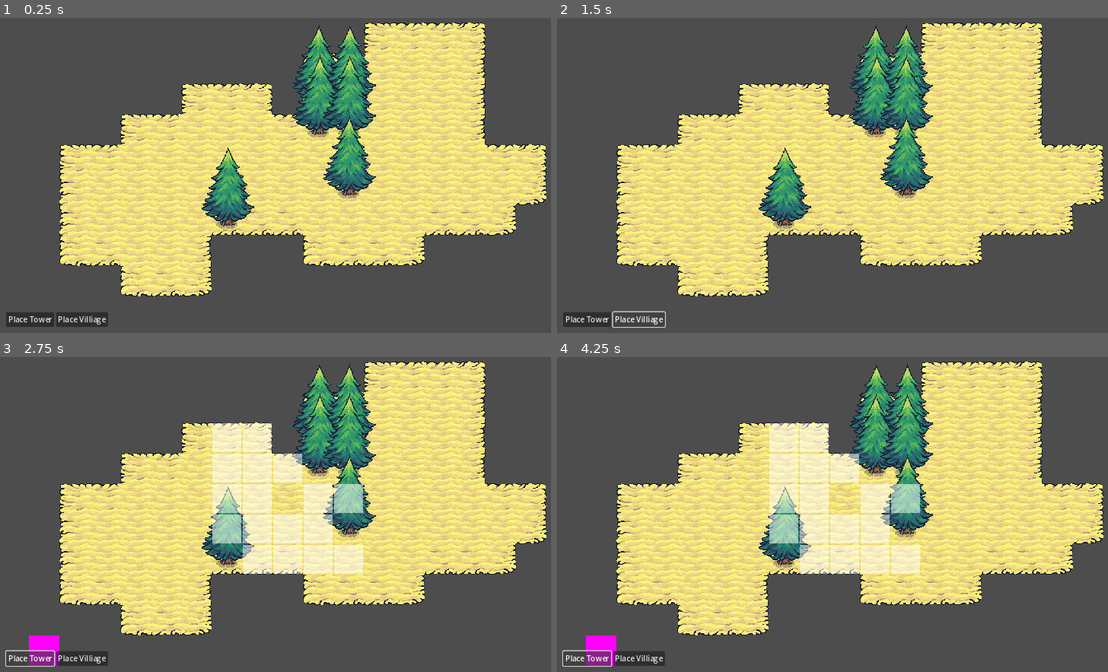
Above: before the commit, frames 1-4 (two rows, left to right).
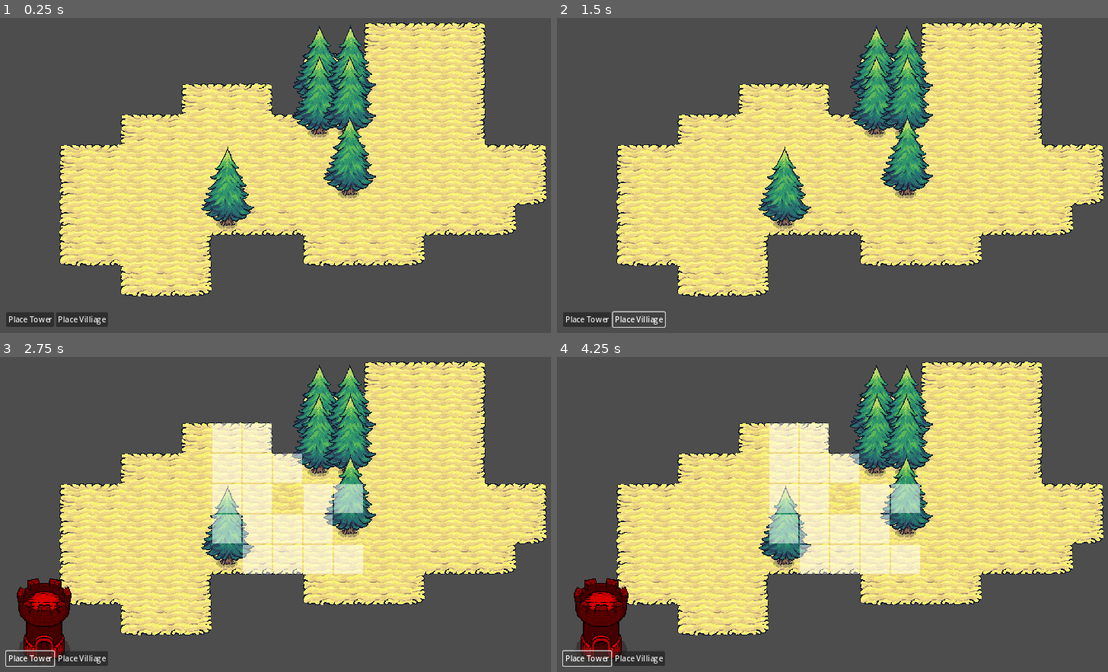
Above: after the commit, the same moments.

Repository: galaxy8691/learn_godot
Game: Godot game, scene res://scenes/main.tscn
Same seed, same stepped clock (60 frames per second), same inputs: the game is played once before the commit and once after it.
Inputs:
- Up to frame 1 (0.25 s): no input
- Up to frame 2 (1.5 s): click "Place Tower" at 0.5 s; click "Place Villiage" at 1.25 s
- Up to frame 3 (2.75 s): click "Place Tower" at 2 s
- Up to frame 4 (4.25 s): click "Place Villiage" at 2.75 s; click "Place Tower" at 3.5 s

The runs differ from the first frame. In frame 1, 1.5% of the frame differs, in the area x 36-69%, y 2-65%; in frame 2, 2.2%; in frame 3, 3.9%, in the area x 3-69%, y 2-99%; in frame 4, 3.9%.

Commit message:
building ghost can now set valid and invalid

Diff:
--- /dev/null
+++ b/assets/buildings/tower_sprite.tscn
@@ -0,0 +1,9 @@
+[gd_scene load_steps=2 format=3 uid="uid://dud7i7jcant5f"]
+
+[ext_resource type="Texture2D" uid="uid://b3umnb4e176gd" path="res://assets/buildings/tower_blue.png" id="1_iuq5w"]
+
+[node name="TowerSprite" type="Sprite2D"]
+position = Vector2(32, 32)
+texture = ExtResource("1_iuq5w")
+centered = false
+offset = Vector2(-64, -204)
--- /dev/null
+++ b/assets/buildings/villiage_sprite.tscn
@@ -0,0 +1,10 @@
+[gd_scene load_steps=2 format=3 uid="uid://rj554ikw8dlh"]
+
+[ext_resource type="Texture2D" uid="uid://u4mrj0mjyn6f" path="res://assets/buildings/house_blue.png" id="1_u82ef"]
+
+[node name="VilliageSprite" type="Sprite2D"]
+y_sort_enabled = true
+position = Vector2(32, 32)
+texture = ExtResource("1_u82ef")
+centered = false
+offset = Vector2(-64, -142)
--- /dev/null
+++ b/scenes/building/building_ghost.gd
@@ -0,0 +1,28 @@
+extends Node2D
+
+class_name BuildingGhost
+
+var tower_sprite : Sprite2D
+var villiage_sprite : Sprite2D
+var is_valid : bool = false
+# Called when the node enters the scene tree for the first time.
+func _ready() -> void:
+	tower_sprite = $TowerSprite
+	villiage_sprite = $VilliageSprite
+
+func set_building_type(type : String) -> void:
+	if type == "tower":
+		tower_sprite.visible = true
+		villiage_sprite.visible = false
+	else:
+		tower_sprite.visible = false
+		villiage_sprite.visible = true
+
+func set_invalid() -> void:
+	is_valid = false
+	modulate = Color(1,0,0)
+
+
+func set_valid() -> void:
+	is_valid = true
+	modulate = Color(1,1,1)
--- /dev/null
+++ b/scenes/building/building_ghost.tscn
@@ -0,0 +1,13 @@
+[gd_scene load_steps=4 format=3 uid="uid://bb2y7t1xyr0h5"]
+
+[ext_resource type="Script" path="res://scenes/building/building_ghost.gd" id="1_aqjal"]
+[ext_resource type="PackedScene" uid="uid://rj554ikw8dlh" path="res://assets/buildings/villiage_sprite.tscn" id="1_efm3i"]
+[ext_resource type="PackedScene" uid="uid://dud7i7jcant5f" path="res://assets/buildings/tower_sprite.tscn" id="2_rjvjh"]
+
+[node name="BuildingGhost" type="Node2D"]
+script = ExtResource("1_aqjal")
+
+[node name="VilliageSprite" parent="." instance=ExtResource("1_efm3i")]
+visible = false
+
+[node name="TowerSprite" parent="." instance=ExtResource("2_rjvjh")]
--- a/scenes/building/tower.tscn
+++ b/scenes/building/tower.tscn
@@ -1,7 +1,7 @@
 [gd_scene load_steps=3 format=3 uid="uid://ope0u6bp77se"]
 
 [ext_resource type="PackedScene" uid="uid://ix48ftnmiref" path="res://scenes/component/building_component.tscn" id="1_g0mdf"]
-[ext_resource type="Texture2D" uid="uid://b3umnb4e176gd" path="res://assets/buildings/tower_blue.png" id="2_ye342"]
+[ext_resource type="PackedScene" uid="uid://dud7i7jcant5f" path="res://assets/buildings/tower_sprite.tscn" id="2_rwa37"]
 
 [node name="Tower" type="Node2D"]
 y_sort_enabled = true
@@ -10,8 +10,4 @@
 buildable_radius = 1
 resource_uasage = 2
 
-[node name="Sprite2D" type="Sprite2D" parent="."]
-position = Vector2(32, 32)
-texture = ExtResource("2_ye342")
-centered = false
-offset = Vector2(-64, -204)
+[node name="TowerSprite" parent="." instance=ExtResource("2_rwa37")]
--- a/scenes/building/villiage.tscn
+++ b/scenes/building/villiage.tscn
@@ -1,7 +1,7 @@
 [gd_scene load_steps=3 format=3 uid="uid://qlow08ah47eb"]
 
 [ext_resource type="PackedScene" uid="uid://ix48ftnmiref" path="res://scenes/component/building_component.tscn" id="1_aamqx"]
-[ext_resource type="Texture2D" uid="uid://u4mrj0mjyn6f" path="res://assets/buildings/house_blue.png" id="2_8qj1p"]
+[ext_resource type="PackedScene" uid="uid://rj554ikw8dlh" path="res://assets/buildings/villiage_sprite.tscn" id="2_7coe7"]
 
 [node name="Villiage" type="Node2D"]
 y_sort_enabled = true
@@ -10,9 +10,4 @@
 resource_radius = 2
 resource_uasage = 4
 
-[node name="Sprite2D" type="Sprite2D" parent="."]
-y_sort_enabled = true
-position = Vector2(32, 32)
-texture = ExtResource("2_8qj1p")
-centered = false
-offset = Vector2(-64, -142)
+[node name="VilliageSprite" parent="." instance=ExtResource("2_7coe7")]
--- a/scenes/main.tscn
+++ b/scenes/main.tscn
@@ -7,9 +7,7 @@
 [ext_resource type="PackedScene" uid="uid://dtg73td2ccona" path="res://scenes/building/base.tscn" id="5_i6tb1"]
 [ext_resource type="PackedScene" uid="uid://cy6p1opvnv6yd" path="res://scenes/ui/UI.tscn" id="6_2674h"]
 [ext_resource type="PackedScene" uid="uid://d4h7v24u1b8s2" path="res://scenes/manager/building_manager.tscn" id="7_moycj"]
-
-[sub_resource type="PlaceholderTexture2D" id="PlaceholderTexture2D_tvu2y"]
-size = Vector2(64, 64)
+[ext_resource type="PackedScene" uid="uid://bb2y7t1xyr0h5" path="res://scenes/building/building_ghost.tscn" id="8_gkuxf"]
 
 [node name="Main" type="Node"]
 script = ExtResource("1_us5cu")
@@ -34,18 +32,17 @@
 [node name="Base" parent="YSort" instance=ExtResource("5_i6tb1")]
 position = Vector2(576, 320)
 
+[node name="BuildingGhost" parent="YSort" instance=ExtResource("8_gkuxf")]
+y_sort_enabled = true
+
 [node name="HighlightTileMapLayer" type="TileMapLayer" parent="."]
 modulate = Color(1, 1, 1, 0.513726)
 tile_set = ExtResource("2_067as")
-
-[node name="Cursor" type="Sprite2D" parent="."]
-texture = SubResource("PlaceholderTexture2D_tvu2y")
-centered = false
 
 [node name="Ui" parent="." instance=ExtResource("6_2674h")]
 
 [node name="BuildingManager" parent="." node_paths=PackedStringArray("ysort", "grid_manager", "cursor", "ui") instance=ExtResource("7_moycj")]
 ysort = NodePath("../YSort")
 grid_manager = NodePath("../GridManager")
-cursor = NodePath("../Cursor")
+cursor = NodePath("../YSort/BuildingGhost")
 ui = NodePath("../Ui")
--- a/scenes/manager/building_manager.gd
+++ b/scenes/manager/building_manager.gd
@@ -1,6 +1,10 @@
 extends Node
 
 
+enum State {
+	Normal,
+	Building
+}
 var tower : PackedScene = load("res://scenes/building/tower.tscn")
 var villiage : PackedScene = load("res://scenes/building/villiage.tscn")
 @export var ysort : Node2D
@@ -9,42 +13,50 @@
 var resource_radius = 3
 var current_building_instance = null;
 var place_building_type = "tower" # tower or villiage
-@export var cursor : Sprite2D
+@export var cursor : BuildingGhost
 var hover_grid_position : Vector2i = Vector2i.MAX
 @export var ui : UI
 var current_resource = 4
+var current_state : State = State.Normal
 
 # Called when the node enters the scene tree for the first time.
 func _ready() -> void:
 	cursor.visible = false
-	ui.place_tower.connect(_on_place_tower_press)
-	ui.place_villiage.connect(_on_place_villiage_press)
+	cursor.set_invalid()
+	ui.place_tower.connect(func ():
+		_on_place_building_press("tower")
+	)
+	ui.place_villiage.connect(func ():
+		_on_place_building_press("villiage")
+	)
 
-func _on_place_tower_press():
-	cursor.visible = !cursor.visible
-	if cursor.visible:
+func _on_place_building_press(type : String) -> void:
+	place_building_type = type
+	if current_state == State.Normal:
+		cursor.visible = true
+		current_state = State.Building
 		grid_manager.clear_highlight_tile_maplayer()
-		place_building_type = "tower"
-		current_building_instance = tower.instantiate()
+		cursor.set_building_type(type)
+		if place_building_type == "tower":
+			_on_place_tower_press()
+		elif place_building_type == "villiage":
+			_on_place_villiage_press()
 		_set_build_and_resource_radius(current_building_instance)
 	else:
+		current_state = State.Normal
+		cursor.visible = false
 		if current_building_instance != null:
 			current_building_instance.queue_free()
 			current_building_instance = null
 			grid_manager.clear_highlight_tile_maplayer()
 
+
+func _on_place_tower_press():
+	current_building_instance = tower.instantiate()
+
 func _on_place_villiage_press():
-	cursor.visible = !cursor.visible
-	if cursor.visible:
-		grid_manager.clear_highlight_tile_maplayer()
-		place_building_type = "villiage"
-		current_building_instance = villiage.instantiate()
-		_set_build_and_resource_radius(current_building_instance)
-	else:
-		if current_building_instance != null:
-			current_building_instance.queue_free()
-			current_building_instance = null
-			grid_manager.clear_highlight_tile_maplayer()
+	current_building_instance = villiage.instantiate()
+
 
 func _set_build_and_resource_radius(building_instance):
 	var builiding_component = building_instance.get_node("BuildingComponent")
@@ -59,6 +71,7 @@
 		current_resource += grid_manager.get_new_collected_resource_point()
 		current_building_instance = null
 		cursor.visible = false
+		current_state = State.Normal
 
 func place_building(building_instance):
 	building_instance.global_position = hover_grid_position * 64
@@ -79,7 +92,16 @@
 # Called every frame. 'delta' is the elapsed time since the previous frame.
 func _process(_delta: float) -> void:
 	hover_grid_position = get_mouse_grid_cell_position()
-	if(cursor.visible):
-		grid_manager.highlight_area(hover_grid_position, build_radius, resource_radius)
+	if current_state == State.Normal:
+		grid_manager.clear_highlight_tile_maplayer()
+	elif current_state == State.Building:
+		grid_manager.clear_highlight_tile_maplayer()
+		if !grid_manager.check_cell_is_in_buiding_area_and_not_occupied(hover_grid_position):
+			cursor.set_invalid()
+		else:
+			cursor.set_valid()
+			grid_manager.highlight_expand_area(hover_grid_position, build_radius, resource_radius)
+		grid_manager.highlight_area()
+
 
 	cursor.global_position = hover_grid_position * 64
--- a/scenes/manager/grid_manager.gd
+++ b/scenes/manager/grid_manager.gd
@@ -14,14 +14,14 @@
 	GameEvent.instance.building_placed.connect(_on_building_placed)
 	tile_maplayers = _setup_tile_maplayers(base_tile_maplayer)
 
+
 # func highlight_buildable_area():
 # 	clear_highlight_tile_maplayer()
 # 	for cell in valid_buildable_cells:
 # 		highlight_tile_maplayer.set_cell(cell, 0,Vector2i(0,0))
 
-func highlight_area(grid_vector: Vector2i, build_radius: int, resource_radius: int):
+func highlight_expand_area(grid_vector: Vector2i, build_radius:int, resource_radius):
 	highlight_expand_cells.clear()
-	highlight_tile_maplayer.clear()
 	for x in range(grid_vector.x - build_radius, grid_vector.x + build_radius + 1):
 		for y in range(grid_vector.y-build_radius, grid_vector.y + build_radius + 1):
 			if !_check_cell_is_buildable_tile(Vector2i(x,y)):
@@ -36,6 +36,8 @@
 				highlight_expand_cells.append(Vector2i(x,y))
 	for cell in highlight_expand_cells:
 		highlight_tile_maplayer.set_cell(cell, 0,Vector2i(1,0))
+
+func highlight_area():
 	for cell in valid_buildable_cells:
 		highlight_tile_maplayer.set_cell(cell, 0,Vector2i(0,0))
 
